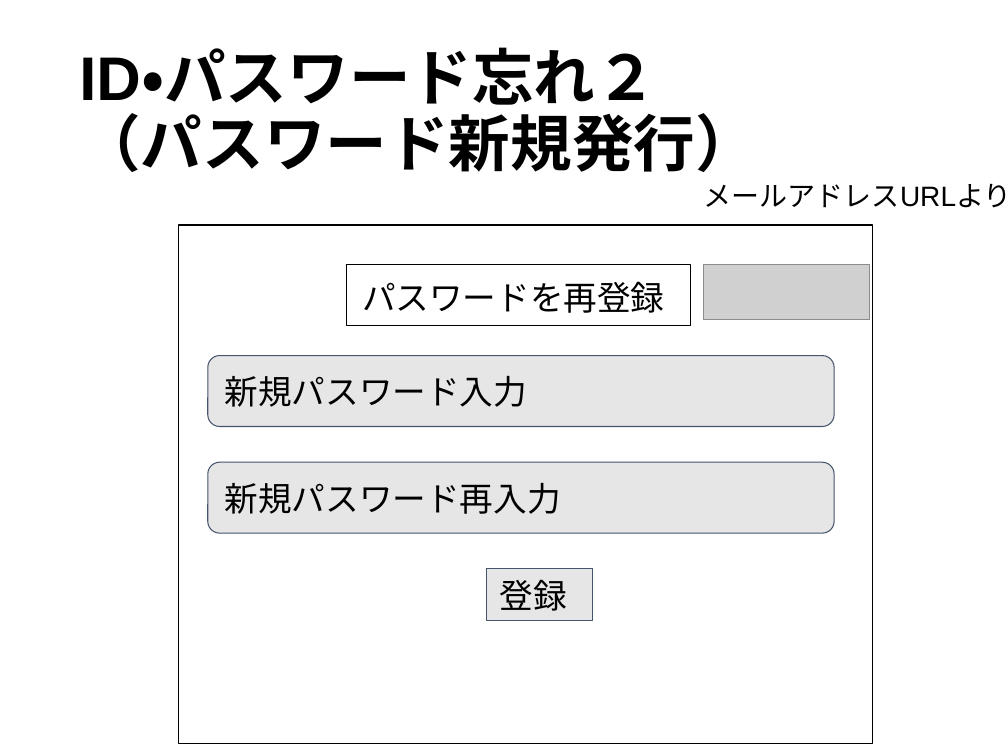
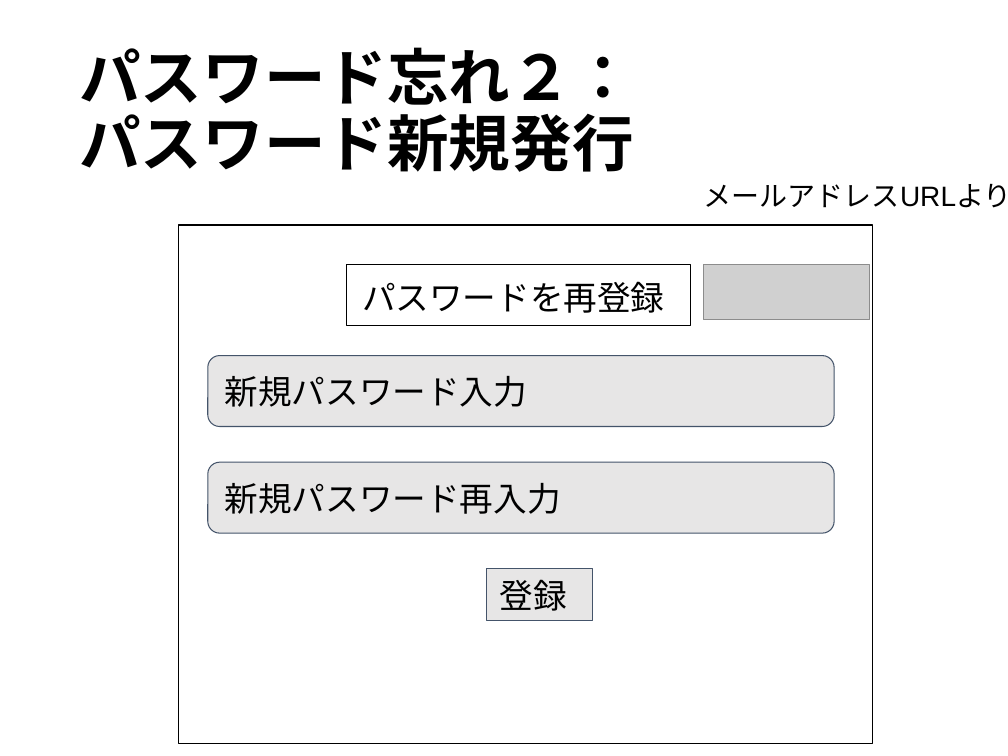
Before and after one commit to minehisa/ex2021, a slide deck: slide 10 of スライド資料/提案資料/20210730_前期末発表資料.pptx. Drawn at 1008x756 pixels with LibreOffice and Linux fonts; fonts in the diff are those of the drawing; grey boxes stand for pictures. Boxes give left, top, right and bottom in pixels: in the first picture for what was removed or moved away, otherwise in the second. Text is boxed around its words. In the diff, an @@ line names an element or a change of style, - is before the commit and + after.

```diff
--- a/スライド資料/提案資料/20210730_前期末発表資料.pptx
+++ b/スライド資料/提案資料/20210730_前期末発表資料.pptx
@@ title at [79,47,633,172]: text changed @@
-ID・パスワード忘れ２
-（パスワード新規発行）
+パスワード忘れ２：
+パスワード新規発行
```
Also in this commit, not shown: 5 other slides changed.
